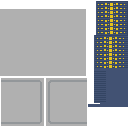
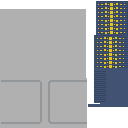
Revision of a layered w=128, h=128 image; what changed, layer by layer:
painted on "Metal" over [0, 76, 87, 128]
